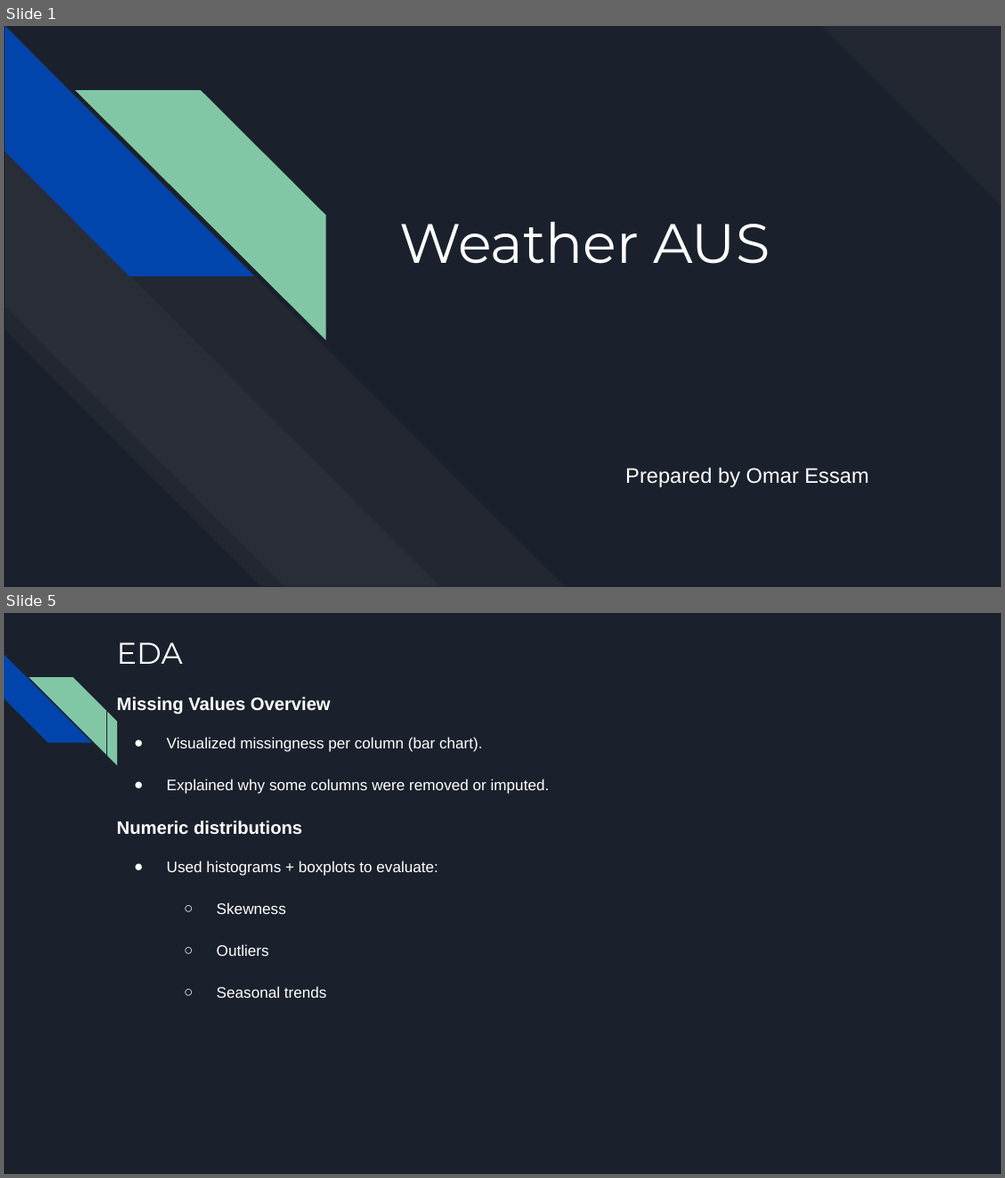
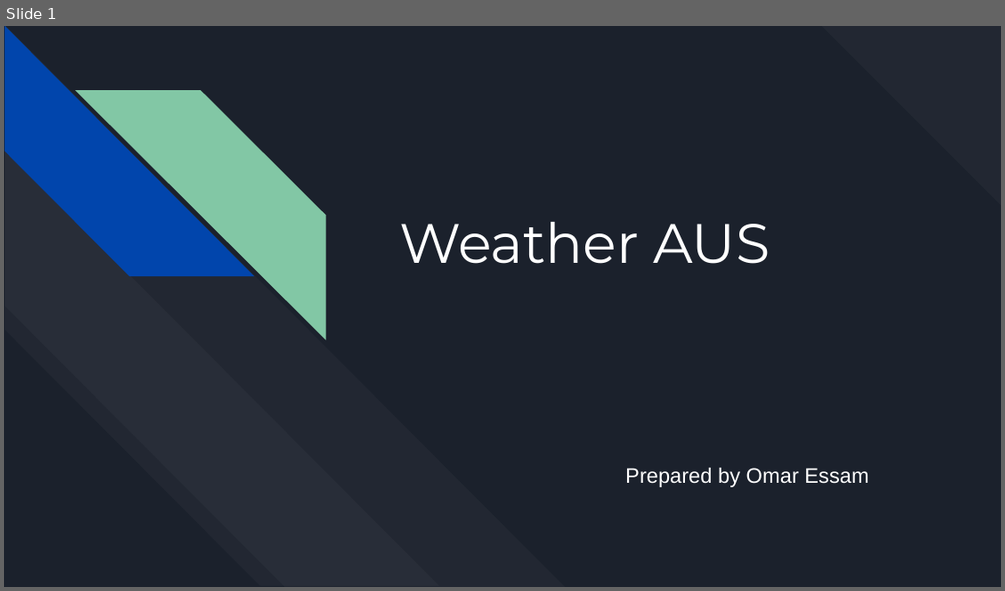
Before and after one commit to OmarEssam-20/weather-aus, a slide deck: WeatherAUS.pptx. Shown one above the other, each under a label of ours: slides 1 and 5 before the commit, slide 1 after it; the slides between them are not shown. The pictures are 1005x1178 and 1005x591 pixels, drawn with LibreOffice and Linux fonts; fonts in the diff are those of the drawing. Boxes give left, top, right and bottom in pixels: in the first picture for what was removed or moved away, otherwise in the second. Text is boxed around its words. In the diff, an @@ line names an element or a change of style, - is before the commit and + after.

```diff
--- a/WeatherAUS.pptx
+++ b/WeatherAUS.pptx
@@ slide 5 removed at (4,613,1001,1174), background #1B212C @@
@@ diag stripe removed at (4,655,92,743) @@
@@ title removed at (117,642,183,664) @@
-EDA
@@ diag stripe removed at (29,677,117,764) @@
@@ text removed at (106,679,973,1161) @@
-Missing Values Overview
-● Visualized missingness per column (bar chart).
-● Explained why some columns were removed or imputed.
-Numeric distributions
-● Used histograms + boxplots to evaluate:
-  ○ Skewness
-  ○ Outliers
-  ○ Seasonal trends
```
Also in this commit, not shown: 3 slides changed, 25 slides added, 2 other slides removed.
